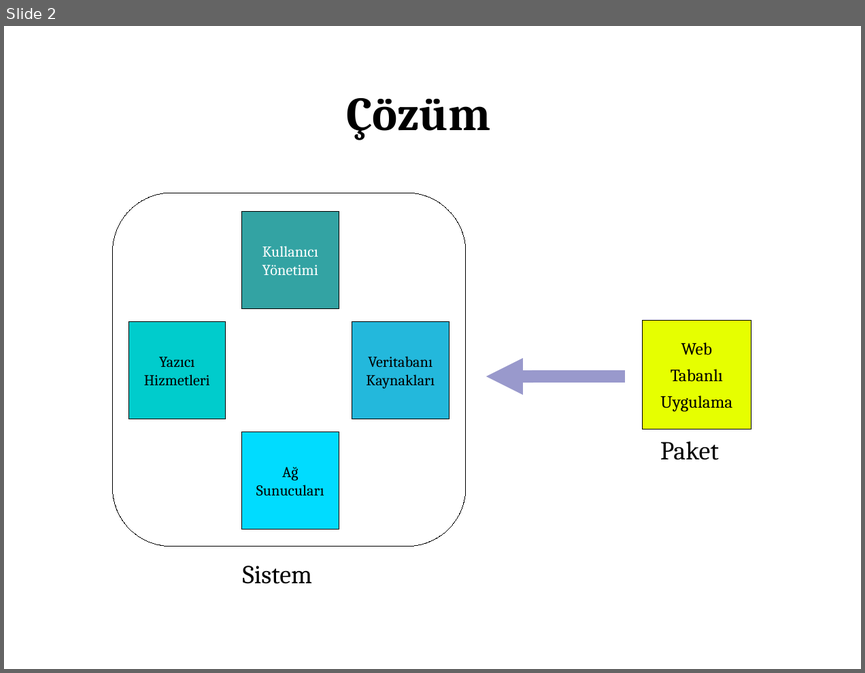
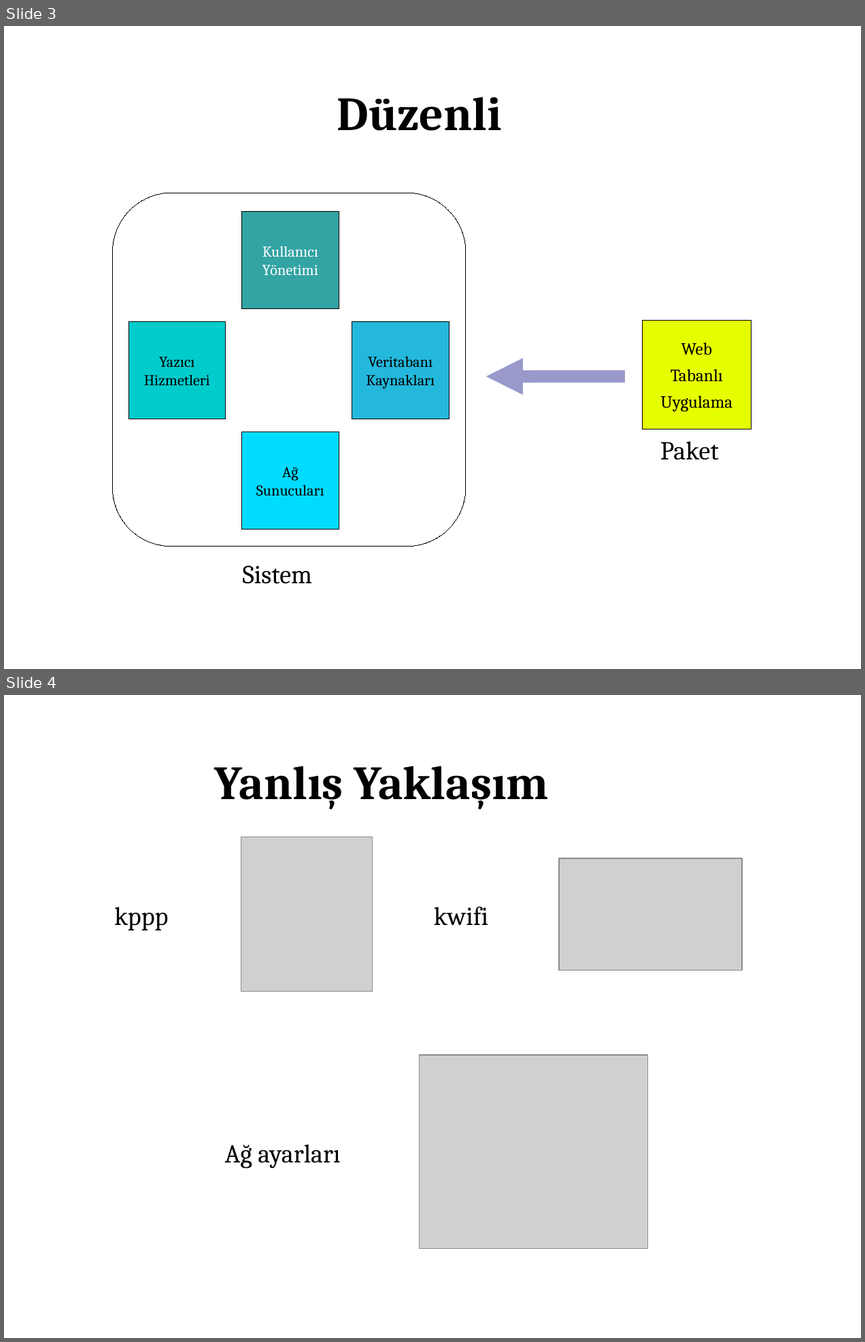
Before and after one commit to Pardus-Linux/COMAR, a slide deck: belgeler/temel-sunum.odp. Shown one above the other, each under a label of ours: slide 2 before the commit, slides 3 and 4 after it. The pictures are 865x673 and 865x1342 pixels, drawn with LibreOffice and Linux fonts; fonts in the diff are those of the drawing; grey boxes stand for pictures. Boxes give left, top, right and bottom in pixels: in the first picture for what was removed or moved away, otherwise in the second. Text is boxed around its words. In the diff, an @@ line names an element or a change of style, - is before the commit and + after.

```diff
--- a/belgeler/temel-sunum.odp
+++ b/belgeler/temel-sunum.odp
@@ slide 4 added at (x1=4, y1=695, x2=861, y2=1338), background #FFFFFF @@
@@ text added at (x1=215, y1=766, x2=549, y2=809), 44 pt, text #000000, bold @@
+Yanlış Yaklaşım
@@ picture added at (x1=241, y1=836, x2=373, y2=991) @@
@@ picture added at (x1=559, y1=858, x2=742, y2=970) @@
@@ text added at (x1=114, y1=906, x2=168, y2=930), 24 pt, text #000000 @@
+kppp
@@ text added at (x1=434, y1=906, x2=488, y2=925), 24 pt, text #000000 @@
+kwifi
@@ picture added at (x1=419, y1=1055, x2=648, y2=1249) @@
@@ text added at (x1=225, y1=1144, x2=340, y2=1168), 24 pt, text #000000 @@
+Ağ ayarları
@@ what was slide 2 is now slide 3 @@
@@ slide 3 changed as well @@
@@ text added at (x1=337, y1=97, x2=502, y2=131), 44 pt, text #000000, bold @@
+Düzenli
@@ text removed at (x1=346, y1=98, x2=490, y2=140) @@
-Çözüm
```
Also in this commit, not shown: 5 other slides changed, 3 other slides added, 2 slides removed.
